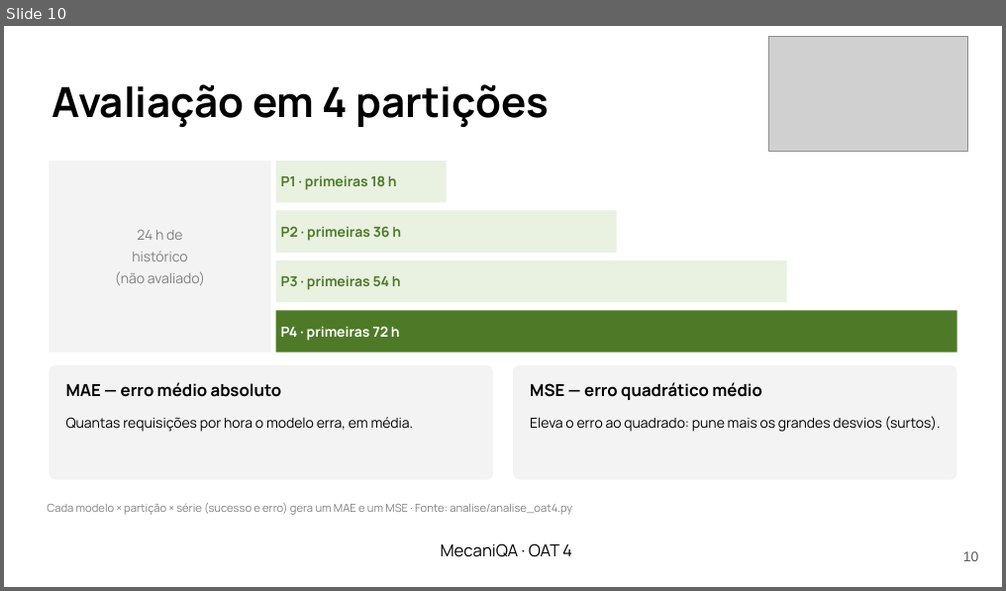
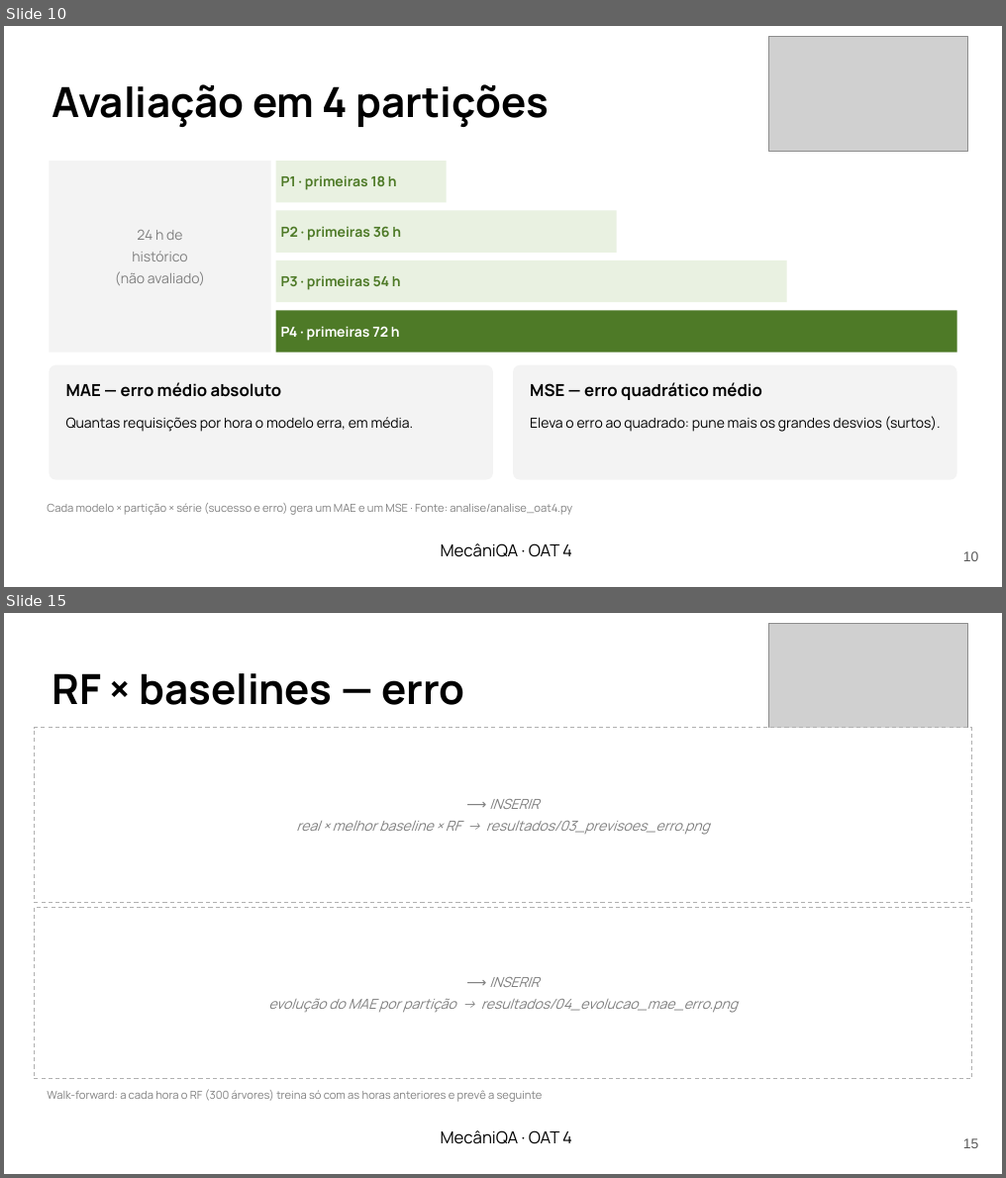
Before and after one commit to LenilsonSoares/mecaniQA-nuvem-macapa, a slide deck: oat4/apresentacao/mecaniQA_oat4_macapa.pptx. Shown one above the other, each under a label of ours: slide 10 before the commit, slides 10 and 15 after it; the slides between them are not shown. The pictures are 1006x591 and 1006x1178 pixels, drawn with LibreOffice and Linux fonts; fonts in the diff are those of the drawing; grey boxes stand for pictures. Boxes give left, top, right and bottom in pixels: in the first picture for what was removed or moved away, otherwise in the second. Text is boxed around its words. In the diff, an @@ line names an element or a change of style, - is before the commit and + after.

Commit message:
feat(oat4): ajustes do debate (Codex, avaliador e revisor técnico)
- slides: prints maiores, slide próprio para a série de erro, tabela de MSE
  legível, conclusão explica por que o RF ganhou ou perdeu, falas prontas
- análise: horas sem dado preenchidas só com o passado e fora das métricas;
  sem a feature dia da semana (apenas 4 dias de coleta)
- coleta: linha rotulada pelo início da hora e horas com raspagem parcial
  marcadas como sem dado
- run.sh e README: o gerador roda só no container (evita tráfego dobrado)

```diff
--- a/oat4/apresentacao/mecaniQA_oat4_macapa.pptx
+++ b/oat4/apresentacao/mecaniQA_oat4_macapa.pptx
@@ slide 15 added at [4,613,1002,1174], background #FFFFFF @@
@@ picture added at [769,623,968,739] @@
@@ text added at [53,673,464,705], 30 pt, text #000000, bold @@
+RF × baselines — erro
@@ rectangle added at [34,728,972,902], fill #FFFFFF, outline #B0B0B0 0.75 pt dashed @@
@@ text added at [296,799,710,835], 10 pt, text #808080, italic @@
+⟶ INSERIR
+real × melhor baseline × RF → resultados/03_previsoes_erro.png
@@ rectangle added at [34,907,972,1079], fill #FFFFFF, outline #B0B0B0 0.75 pt dashed @@
@@ text added at [268,977,738,1013], 10 pt, text #808080, italic @@
+⟶ INSERIR
+evolução do MAE por partição → resultados/04_evolucao_mae_erro.png
@@ text added at [47,1089,543,1102], 8 pt, text #808080 @@
+Walk-forward: a cada hora o RF (300 árvores) treina só com as horas anteriores e prevê a seguinte
@@ text added at [441,1131,572,1145], 12 pt, text #000000 @@
+MecâniQA · OAT 4
@@ page number added at [963,1139,979,1149], 10 pt, text #595959 @@
+15
@@ slide 10 changed as well @@
@@ text at [441,544,572,558]: text changed @@
-MecaniQA · OAT 4
+MecâniQA · OAT 4
```
Also in this commit, not shown: 15 other slides changed, 6 other files.
